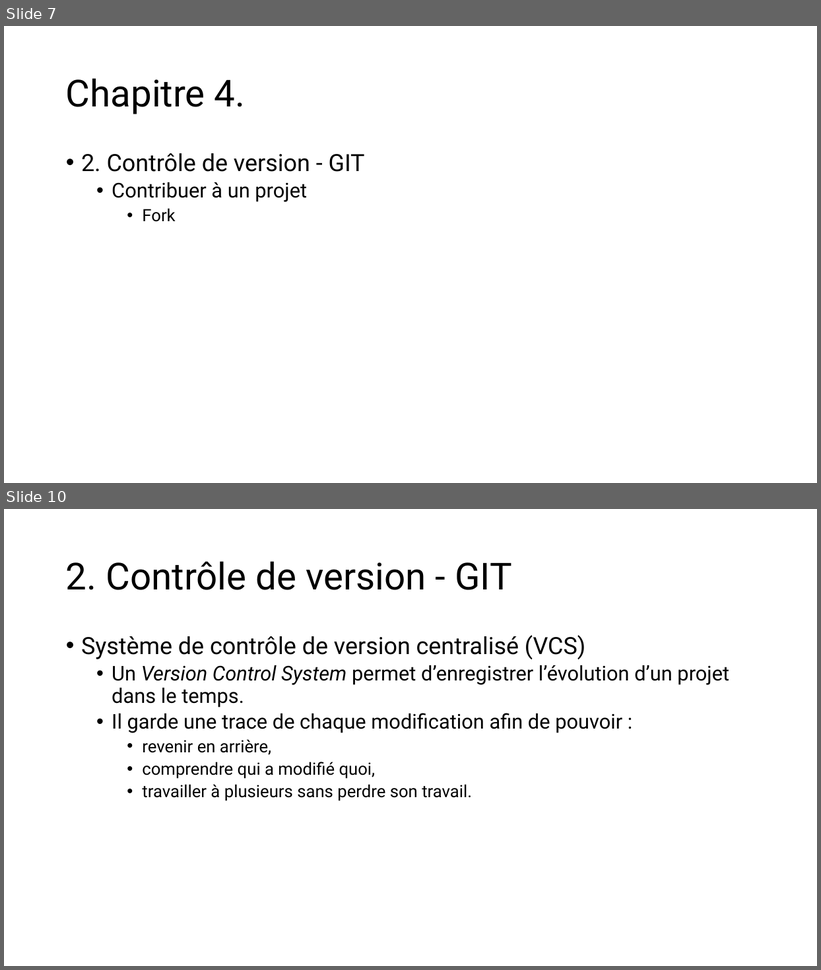
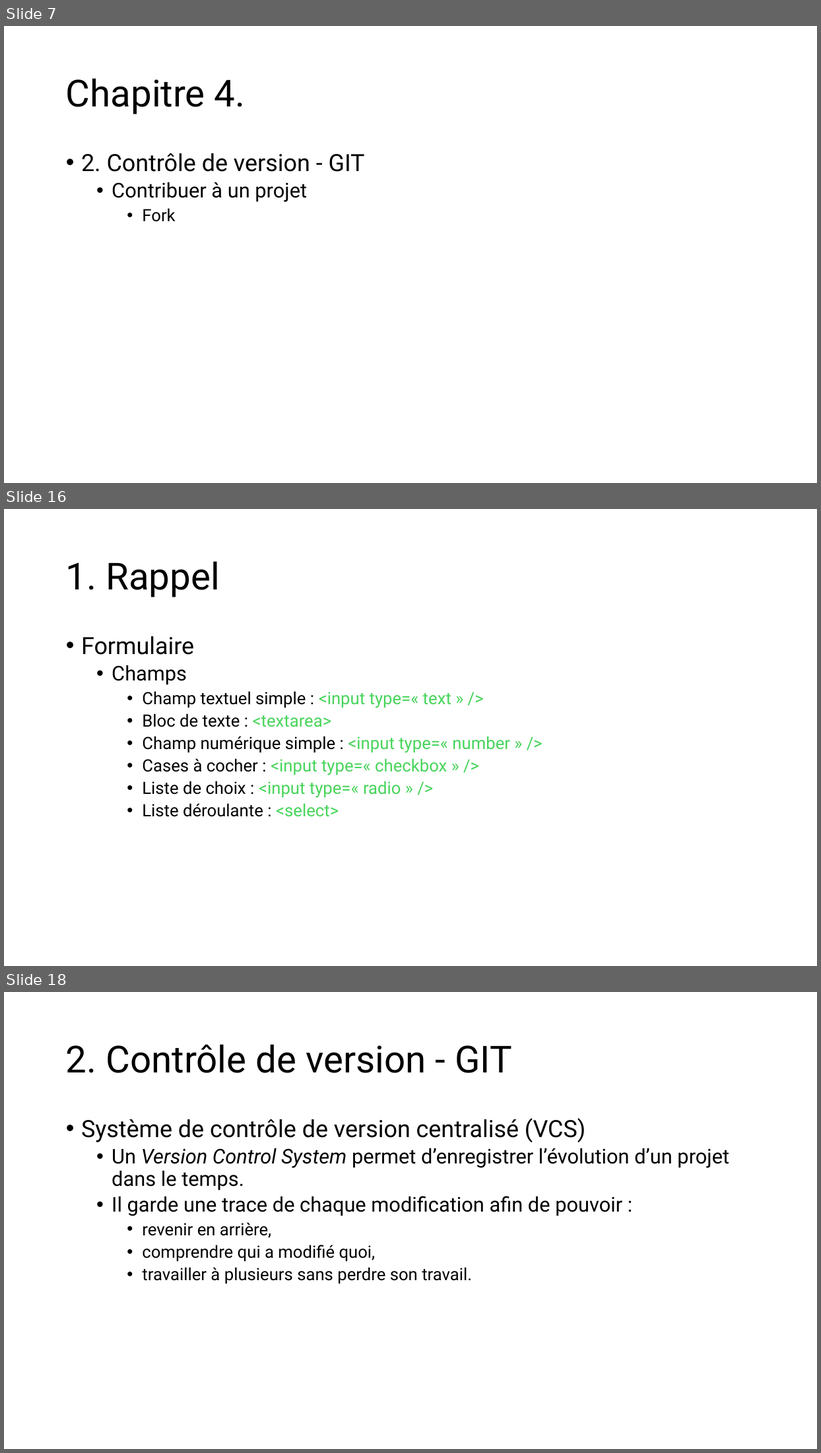
Before and after one commit to LJKhnor/Chapitre-4, a slide deck: Chapitre 4.pptx. Shown one above the other, each under a label of ours: slides 7 and 10 before the commit, slides 7, 16 and 18 after it; the slides between them are not shown. The pictures are 821x970 and 821x1453 pixels, drawn with LibreOffice and Linux fonts; fonts in the diff are those of the drawing. Boxes give left, top, right and bottom in pixels: in the first picture for what was removed or moved away, otherwise in the second. Text is boxed around its words. In the diff, an @@ line names an element or a change of style, - is before the commit and + after.

Commit message:
ajout des slides de rappel + fin de git

```diff
--- a/Chapitre 4.pptx
+++ b/Chapitre 4.pptx
@@ slide 16 added at (4, 509, 817, 966), background #FFFFFF @@
@@ title added at (66, 561, 220, 597), 44 pt, text #000000 @@
+1. Rappel
@@ text added at (81, 636, 510, 817), 20 pt, text #000000 @@
+• Formulaire
+  • Champs
+    • Champ textuel simple : <input type=« text » />
+    • Bloc de texte : <textarea>
+    • Champ numérique simple : <input type=« number » />
+    • Cases à cocher : <input type=« checkbox » />
+    • Liste de choix : <input type=« radio » />
+    • Liste déroulante : <select>
@@ what was slide 10 is now slide 18 @@
```
Also in this commit, not shown: 11 slides changed, 13 other slides added, 22 slides removed.
